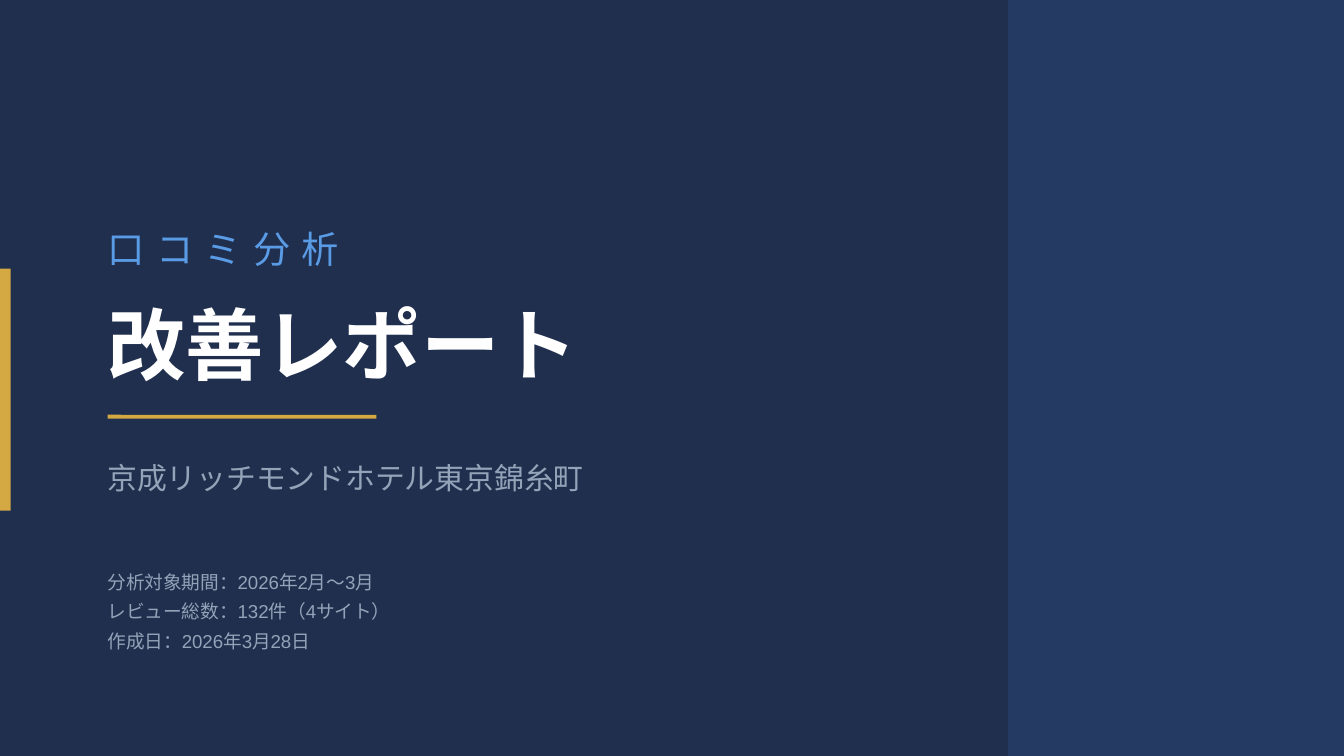
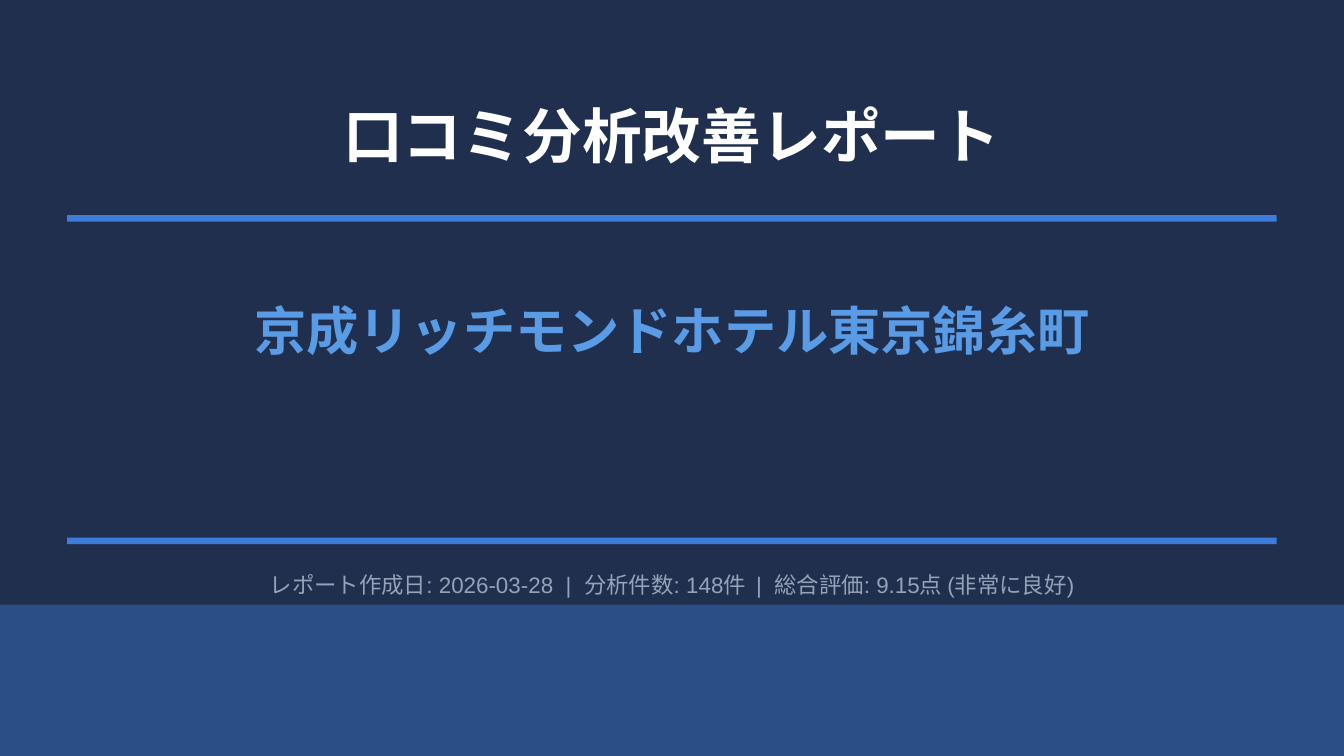
Before and after one commit to TAKAHASHIMITSUGU329/primechange-portal, a slide deck: slide 1 of 納品レポート/ホテル別レポート/keisei_kinshicho_口コミ分析レポート.pptx. Drawn at 1344x756 pixels with LibreOffice and Linux fonts; fonts in the diff are those of the drawing. Boxes give left, top, right and bottom in pixels: in the first picture for what was removed or moved away, otherwise in the second. Text is boxed around its words. In the diff, an @@ line names an element or a change of style, - is before the commit and + after.

```diff
--- a/納品レポート/ホテル別レポート/keisei_kinshicho_口コミ分析レポート.pptx
+++ b/納品レポート/ホテル別レポート/keisei_kinshicho_口コミ分析レポート.pptx
@@ rectangle removed at bbox=[1008, 0, 1344, 755] @@
@@ text at bbox=[343, 106, 1000, 164]: text changed; size 20 to 32 pt; text colour #5A9BE6 to #FFFFFF; bold on @@
-口コミ分析
+口コミ分析改善レポート
@@ text "京成リッチモンドホテル東京錦糸町": place and size @@
-text "京成リッチモンドホテル東京錦糸町" at bbox=[107, 464, 583, 492]
+text "京成リッチモンドホテル東京錦糸町" at bbox=[254, 305, 1089, 355]
@@ text "京成リッチモンドホテル東京錦糸町" at bbox=[254, 305, 1089, 355]: size 16 to 28 pt, text colour #94A3B8 to #5A9BE6, bold on; alignment left to centre @@
@@ rectangle added at bbox=[67, 215, 1277, 222], fill #3B7DD8 @@
@@ rectangle removed at bbox=[0, 269, 11, 511] @@
@@ text removed at bbox=[107, 306, 578, 381] @@
-改善レポート
@@ line removed from (108, 417) to (376, 417) @@
@@ rectangle added at bbox=[67, 538, 1277, 544], fill #3B7DD8 @@
@@ text at bbox=[270, 574, 1074, 598]: text changed; size 10 to 12 pt @@
-分析対象期間：2026年2月〜3月
-レビュー総数：132件（4サイト）
-作成日：2026年3月28日
+レポート作成日: 2026-03-28 | 分析件数: 148件 | 総合評価: 9.15点 (非常に良好)
@@ rectangle added at bbox=[0, 605, 1344, 755], fill #3B7DD8 at 40% opacity @@
```
Also in this commit, not shown: 2 other slides changed, 5 slides added, 7 slides removed, 59 other files.
